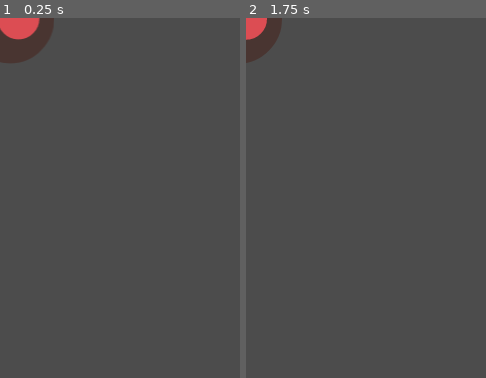
Above: before the commit, frames 1-2 (left to right).
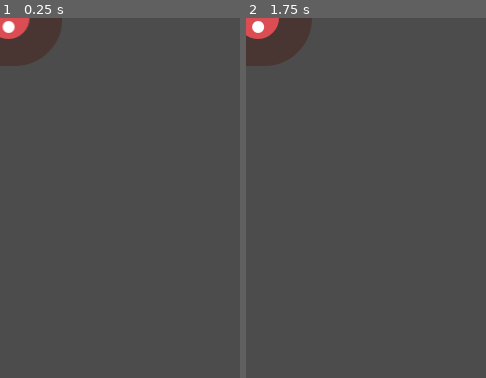
Above: after the commit, the same moments.

Repository: arthursiq5/exercicios-de-programacao
Game: Godot game, scene res://Turba.tscn
The game is run twice, just before and just after one commit, with the same random seed, the same clock (stepped at 60 frames per second) and the same inputs. This scene is started directly instead of the project's main scene.
Inputs:
- Up to frame 1 (0.25 s): no input
- Up to frame 2 (1.75 s): hold Right (ui_right) 0.53-1.28 s; tap Enter at 1.25 s; hold Down (ui_down) from 1.28 s (still down)
The pictures show only the part of the screen within x 0-50%, y 0-50%; the shares and areas given below are measured in that part.

The runs differ from the first frame. In frame 1, 1.0% of the frame differs, in the area x 0-26%, y 0-14%; in frame 2, 2.1%, in the area x 0-28%, y 0-14%.
Error after the commit: Invalid call. Nonexistent function 'getAnimationFrames' in base 'SpriteFrames'. (res://Turba.gd:7)

Commit message:
realizadas melhorias no inimigo

Diff:
--- /dev/null
+++ b/Godot/DodgeTheCreeps/Turba.gd
@@ -0,0 +1,11 @@
+extends RigidBody2D
+
+export var min_speed = 150
+export var max_speed = 250
+
+func _ready():
+    var mob_types = $AnimatedSprite.frames.getAnimationFrames()
+    $AnimatedSprite.animation = mob_types[randi() % mob_types.size()]
+
+func _on_VisibilityNotifier2D_screen_exited():
+    queue_free()
--- a/Godot/DodgeTheCreeps/Turba.tscn
+++ b/Godot/DodgeTheCreeps/Turba.tscn
@@ -6,6 +6,7 @@
 [ext_resource path="res://dodge_assets/art/enemyFlyingAlt_1.png" type="Texture" id=4]
 [ext_resource path="res://dodge_assets/art/enemyFlyingAlt_2.png" type="Texture" id=5]
 [ext_resource path="res://dodge_assets/art/enemySwimming_1.png" type="Texture" id=6]
+[ext_resource path="res://Turba.gd" type="Script" id=7]
 
 [sub_resource type="SpriteFrames" id=1]
 animations = [ {
@@ -25,14 +26,25 @@
 "speed": 3.0
 } ]
 
+[sub_resource type="CapsuleShape2D" id=2]
+radius = 41.0837
+height = 38.3252
+
 [node name="Turba" type="RigidBody2D"]
 gravity_scale = 0.0
+script = ExtResource( 7 )
 
 [node name="AnimatedSprite" type="AnimatedSprite" parent="."]
 frames = SubResource( 1 )
-animation = "voar"
+animation = "andar"
+frame = 1
 playing = true
 
 [node name="CollisionShape2D" type="CollisionShape2D" parent="."]
+position = Vector2( -1.68369, -0.561234 )
+rotation = 1.5708
+shape = SubResource( 2 )
 
 [node name="VisibilityNotifier2D" type="VisibilityNotifier2D" parent="."]
+position = Vector2( -10.1021, -1.96428 )
+scale = Vector2( 1.78572, 1.86991 )
Not shown: 1 places in Godot/DodgeTheCreeps/Turba.tscn that only renumber resources
